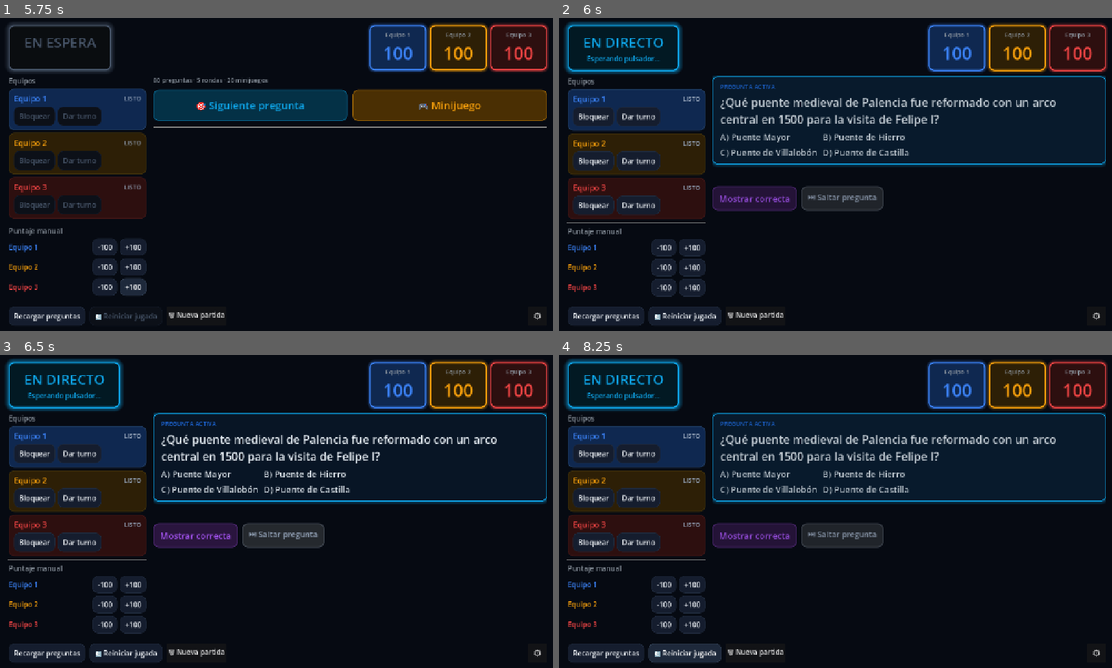
Above: before the commit, frames 1-4 (two rows, left to right).
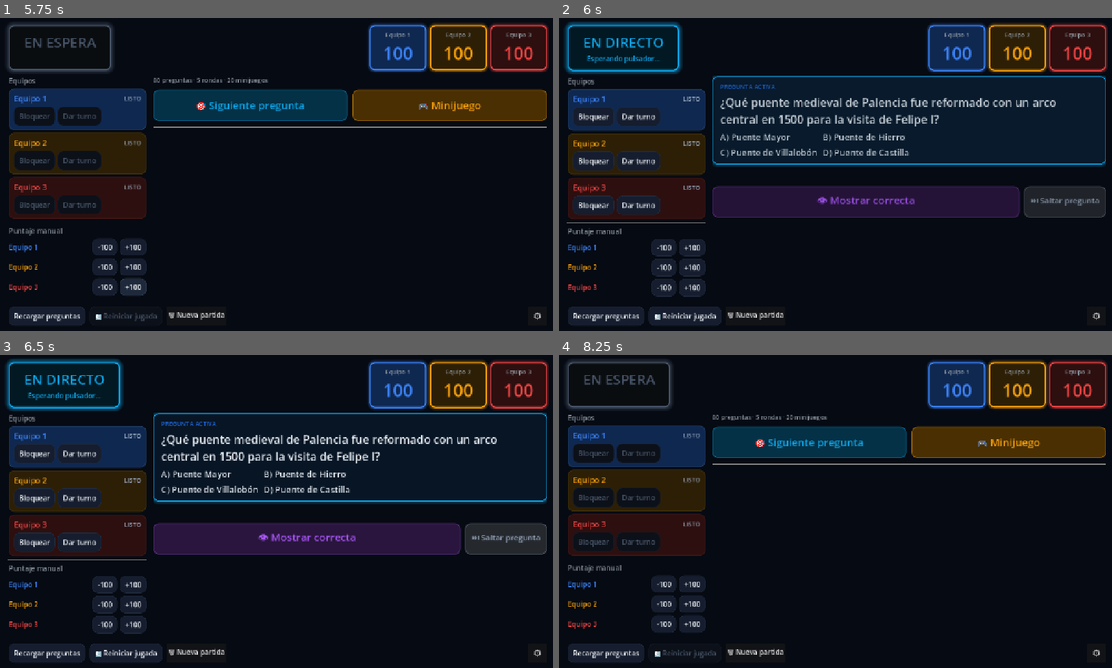
Above: after the commit, the same moments.

Repository: danielgap/touring-snake
Game: Godot game, scene res://main.tscn
Two runs of this game, one before a commit and one after it. Both use one fixed random seed, a clock stepped at 60 frames per second and the inputs below.
Inputs (mouse positions are in pixels of both pictures, inside the frame that each line leads up to):
- Up to frame 1 (5.75 s): click "ENTRAR" at 0.5 s; click "-100" at 1.25 s; click "+100" at 2 s; click "-100" at 2.75 s; click "+100" at 3.5 s; click "-100" at 4.25 s; click "+100" at 5 s
- Up to frame 2 (6 s): click "🎯 Siguiente pregunta" at 5.75 s
- Up to frame 3 (6.5 s): no input
- Up to frame 4 (8.25 s): click "Mostrar correcta" (after the commit: "👁 Mostrar correcta") at 6.5 s; click (807, 549) at 7.25 s, where only the run before the commit has a clickable "🎯 Siguiente pregunta"; click (686, 652) at 8 s, where only the run before the commit has a clickable "🔄 Reiniciar jugada"

Frame 1 is identical in both runs. In frame 2, 5.2% of the frame differs, in the area x 27-99%, y 53-64%; in frame 3, 5.4%; in frame 4, 27%, in the area x 1-99%, y 1-99%.

Commit message:
feat: dismiss reveal flow, bigger action buttons, auto-fit text sizes
- New dismiss_reveal flow: presenter closes answer first, then picks next
- Display/contestant show scoreboard after dismiss, then presenter chooses
- Presenter action buttons: 72px height, font 24, consistent sizing
- Auto-fit question font size based on text length (display + contestant)
- Auto-fit option font size based on longest option text
- Add autowrap to display option labels
- Phase guard + defensive cleanup in dismiss_reveal()

Diff:
--- a/quiz/godot/autoload/game_service.gd
+++ b/quiz/godot/autoload/game_service.gd
@@ -242,6 +242,32 @@
 		state.scores[tid] = new_total
 		MqttBus.publish_json(MessageTopics.POINTS, {"equipo": tid, "total": new_total}, false, COMMAND_QOS)
 	state.pending_score_delta = {}
+	AppState.apply_game_state(state)
+	_save_presenter_session()
+	_publish_state(state)
+
+
+func dismiss_reveal() -> void:
+	if AppState.selected_role != Enums.AppRole.PRESENTER:
+		return
+	if AppState.current_state.phase != Enums.GamePhase.REVEAL:
+		return
+	var state: GameState = AppState.current_state.duplicate_state()
+	state.phase = Enums.GamePhase.IDLE
+	state.current_question = Question.new()
+	state.current_minigame = MiniGame.new()
+	state.locked_team_id = 0
+	state.last_selected_option = ""
+	state.revealed_correct_option = ""
+	state.answer_feedback_status = Enums.AnswerFeedbackStatus.NONE
+	state.correction_applied = false
+	state.buzzer_winner_team_id = 0
+	state.pending_score_delta = {}
+	state.locked_out_team_ids = _build_default_locks()
+	_set_answer_authority(state, 0)
+	state.answers_enabled = false
+	state.rebote_excluded_team_ids = {}
+	state.status_text = "Respuesta cerrada — Elije siguiente pregunta"
 	AppState.apply_game_state(state)
 	_save_presenter_session()
 	_publish_state(state)
--- a/quiz/godot/scenes/display/display_root.tscn
+++ b/quiz/godot/scenes/display/display_root.tscn
@@ -181,6 +181,7 @@
 [node name="OptA" type="Label" parent="MarginContainer/RootVBox/CenterVBox/OptionsGrid/OptCardA/OptMargin"]
 unique_name_in_owner = true
 layout_mode = 2
+autowrap_mode = 3
 theme_override_font_sizes/font_size = 42
 text = "A) --"
 horizontal_alignment = 1
@@ -203,6 +204,7 @@
 [node name="OptB" type="Label" parent="MarginContainer/RootVBox/CenterVBox/OptionsGrid/OptCardB/OptMargin"]
 unique_name_in_owner = true
 layout_mode = 2
+autowrap_mode = 3
 theme_override_font_sizes/font_size = 42
 text = "B) --"
 horizontal_alignment = 1
@@ -247,6 +249,7 @@
 [node name="OptD" type="Label" parent="MarginContainer/RootVBox/CenterVBox/OptionsGrid/OptCardD/OptMargin"]
 unique_name_in_owner = true
 layout_mode = 2
+autowrap_mode = 3
 theme_override_font_sizes/font_size = 42
 text = "D) --"
 horizontal_alignment = 1
--- a/quiz/godot/scenes/presenter/presenter_root.tscn
+++ b/quiz/godot/scenes/presenter/presenter_root.tscn
@@ -680,9 +680,10 @@
 [node name="QRevealBtn" type="Button" parent="RootMargin/RootVBox/ContentArea/MainArea/QuestionPanel/QActions"]
 unique_name_in_owner = true
 layout_mode = 2
-custom_minimum_size = Vector2(0, 56)
-theme_override_font_sizes/font_size = 20
-text = "Mostrar correcta"
+custom_minimum_size = Vector2(0, 72)
+size_flags_horizontal = 3
+theme_override_font_sizes/font_size = 24
+text = "👁 Mostrar correcta"
 
 [node name="MiniGamePanel" type="VBoxContainer" parent="RootMargin/RootVBox/ContentArea/MainArea"]
 unique_name_in_owner = true
@@ -789,21 +790,23 @@
 
 [node name="LockedActions" type="HBoxContainer" parent="RootMargin/RootVBox/ContentArea/MainArea/LockedPanel"]
 layout_mode = 2
-theme_override_constants/separation = 10
+theme_override_constants/separation = 12
 
 [node name="ReopenBtn" type="Button" parent="RootMargin/RootVBox/ContentArea/MainArea/LockedPanel/LockedActions"]
 unique_name_in_owner = true
 layout_mode = 2
-custom_minimum_size = Vector2(0, 52)
-theme_override_font_sizes/font_size = 18
-text = "Reabrir ronda"
+custom_minimum_size = Vector2(0, 72)
+size_flags_horizontal = 3
+theme_override_font_sizes/font_size = 24
+text = "🔄 Rebote"
 
 [node name="LockedRevealBtn" type="Button" parent="RootMargin/RootVBox/ContentArea/MainArea/LockedPanel/LockedActions"]
 unique_name_in_owner = true
 layout_mode = 2
-custom_minimum_size = Vector2(0, 52)
-theme_override_font_sizes/font_size = 18
-text = "Mostrar correcta"
+custom_minimum_size = Vector2(0, 72)
+size_flags_horizontal = 3
+theme_override_font_sizes/font_size = 24
+text = "👁 Mostrar correcta"
 
 [node name="RevealPanel" type="VBoxContainer" parent="RootMargin/RootVBox/ContentArea/MainArea"]
 unique_name_in_owner = true
@@ -850,21 +853,13 @@
 layout_mode = 2
 theme_override_constants/separation = 12
 
-[node name="NextBtn" type="Button" parent="RootMargin/RootVBox/ContentArea/MainArea/RevealPanel/RevealActions"]
-unique_name_in_owner = true
-layout_mode = 2
-custom_minimum_size = Vector2(0, 64)
+[node name="DismissBtn" type="Button" parent="RootMargin/RootVBox/ContentArea/MainArea/RevealPanel/RevealActions"]
+unique_name_in_owner = true
+layout_mode = 2
+custom_minimum_size = Vector2(0, 72)
 size_flags_horizontal = 3
 theme_override_font_sizes/font_size = 24
-text = "🎯 Siguiente pregunta"
-
-[node name="RevealMgBtn" type="Button" parent="RootMargin/RootVBox/ContentArea/MainArea/RevealPanel/RevealActions"]
-unique_name_in_owner = true
-layout_mode = 2
-custom_minimum_size = Vector2(0, 64)
-size_flags_horizontal = 3
-theme_override_font_sizes/font_size = 22
-text = "🎮 Minijuego"
+text = "✅ Cerrar respuesta"
 
 [node name="BottomBar" type="HBoxContainer" parent="RootMargin/RootVBox"]
 layout_mode = 2
--- a/quiz/godot/scripts/contestant/contestant_controller.gd
+++ b/quiz/godot/scripts/contestant/contestant_controller.gd
@@ -372,6 +372,14 @@
 		question_label.text = ""
 	else:
 		question_label.text = state.current_question.text if not state.current_question.text.is_empty() else "Esperando pregunta del presentador..."
+		# Auto-fit font size based on text length
+		var text_len: int = state.current_question.text.length()
+		var q_font: int = 28
+		if text_len > 120:
+			q_font = 20
+		elif text_len > 80:
+			q_font = 24
+		question_label.add_theme_font_size_override("font_size", q_font)
 	if question_changed and not state.current_question.text.is_empty() and state.phase != Enums.GamePhase.MINIGAME:
 		_animate_question_in()
 
@@ -384,6 +392,18 @@
 	answer_b.text = _button_text("B", options, 1)
 	answer_c.text = _button_text("C", options, 2)
 	answer_d.text = _button_text("D", options, 3)
+
+	# Auto-fit option font size based on longest option
+	var max_opt_len: int = 0
+	for opt: String in options:
+		max_opt_len = maxi(max_opt_len, opt.length())
+	var opt_font: int = 26
+	if max_opt_len > 40:
+		opt_font = 18
+	elif max_opt_len > 25:
+		opt_font = 22
+	for btn: Button in [answer_a, answer_b, answer_c, answer_d]:
+		btn.add_theme_font_size_override("font_size", opt_font)
 
 	answer_a.disabled = not can_answer
 	answer_b.disabled = not can_answer
--- a/quiz/godot/scripts/display/display_controller.gd
+++ b/quiz/godot/scripts/display/display_controller.gd
@@ -779,9 +779,18 @@
 	if state.current_question.text.is_empty():
 		question_text.text = "En instantes..."
 		question_text.add_theme_color_override("font_color", TEXT_MUTED)
+		question_text.add_theme_font_size_override("font_size", 56)
 	else:
 		question_text.text = state.current_question.text
 		question_text.add_theme_color_override("font_color", TEXT_BRIGHT)
+		# Auto-fit font size based on text length
+		var text_len: int = state.current_question.text.length()
+		var q_font: int = 56
+		if text_len > 120:
+			q_font = 32
+		elif text_len > 80:
+			q_font = 40
+		question_text.add_theme_font_size_override("font_size", q_font)
 		if animate:
 			_animate_question_in()
 
@@ -800,12 +809,23 @@
 	var labels: Array[Label] = [opt_a, opt_b, opt_c, opt_d]
 	var cards: Array[PanelContainer] = [opt_card_a, opt_card_b, opt_card_c, opt_card_d]
 
-	# Fill option text
+	# Fill option text and auto-fit font size
+	var max_opt_len: int = 0
 	for i in range(4):
 		if i < options.size():
-			labels[i].text = "%s) %s" % [letters[i], options[i]]
+			var opt_text: String = "%s) %s" % [letters[i], options[i]]
+			labels[i].text = opt_text
+			max_opt_len = maxi(max_opt_len, options[i].length())
 		else:
 			labels[i].text = "%s) --" % letters[i]
+
+	var opt_font: int = 42
+	if max_opt_len > 50:
+		opt_font = 26
+	elif max_opt_len > 30:
+		opt_font = 32
+	for label: Label in labels:
+		label.add_theme_font_size_override("font_size", opt_font)
 
 	# Dynamic styling per option — projector needs BOLD differentiation
 	var selected_letter: String = state.last_selected_option.to_upper() if not state.last_selected_option.is_empty() else ""
--- a/quiz/godot/scripts/presenter/presenter_root_controller.gd
+++ b/quiz/godot/scripts/presenter/presenter_root_controller.gd
@@ -103,8 +103,7 @@
 ## ── Reveal panel ─────────────────────────────────────────────────
 @onready var reveal_answer: Label = %RevealAnswer
 @onready var result_label: Label = %ResultLabel
-@onready var next_btn: Button = %NextBtn
-@onready var reveal_mg_btn: Button = %RevealMgBtn
+@onready var dismiss_btn: Button = %DismissBtn
 
 ## ── MiniGame panel ───────────────────────────────────────────────
 @onready var mg_active_title: Label = %MgActiveTitle
@@ -219,7 +218,7 @@
 	# ── Action buttons — console style ──────────────────────────────
 	var all_buttons: Array[Button] = [
 		reset_used_btn,
-		q_reveal_btn, reopen_btn, locked_reveal_btn, next_btn,
+		q_reveal_btn, reopen_btn, locked_reveal_btn, dismiss_btn,
 		refresh_btn, reset_locks_btn,
 		team1_lock_btn, team1_force_btn, team2_lock_btn, team2_force_btn,
 		team3_lock_btn, team3_force_btn,
@@ -234,10 +233,7 @@
 	# ── Main action buttons — game-show glow ────────────────────────
 	_apply_game_glow_button(next_question_btn, ACCENT_BLUE)
 	_apply_game_glow_button(mg_quick_btn, PHASE_MINIGAME_COLOR)
-	_apply_game_glow_button(reveal_mg_btn, PHASE_MINIGAME_COLOR)
-
-	# ── Primary action buttons — colored accent ─────────────────────
-	_apply_accent_button(next_btn, PHASE_REVEAL_COLOR)
+	_apply_game_glow_button(dismiss_btn, PHASE_REVEAL_COLOR)
 	_apply_accent_button(q_reveal_btn, Color("#a855f7"))
 	_apply_accent_button(mg_launch_btn, PHASE_MINIGAME_COLOR)
 	_apply_accent_button(mg_end_btn, PHASE_REVEAL_COLOR)
@@ -496,7 +492,7 @@
 	# Main action buttons
 	next_question_btn.pressed.connect(GameService.load_random_question)
 	mg_quick_btn.pressed.connect(GameService.load_random_minigame)
-	reveal_mg_btn.pressed.connect(GameService.load_random_minigame)
+	dismiss_btn.pressed.connect(_on_dismiss_reveal)
 
 	# Skip button
 	if skip_btn != null:
@@ -524,9 +520,6 @@
 	# Minigame actions
 	mg_launch_btn.pressed.connect(GameService.load_selected_minigame)
 	mg_end_btn.pressed.connect(GameService.end_current_minigame)
-
-	# Next question (local UI only — shows selector)
-	next_btn.pressed.connect(_on_next_question)
 
 	# Team arbitration
 	team1_lock_btn.pressed.connect(func() -> void: GameService.toggle_team_lock(1))
@@ -636,9 +629,8 @@
 	minigame_panel.visible = show_minigame
 
 
-func _on_next_question() -> void:
-	_showing_selector = true
-	_update_phase_panels(AppState.current_state)
+func _on_dismiss_reveal() -> void:
+	GameService.dismiss_reveal()
 
 
 func _on_reopen_or_rebote() -> void:
@@ -865,7 +857,8 @@
 			result_label.add_theme_color_override("font_color", TEXT_BRIGHT)
 
 	# Reveal minigame button
-	reveal_mg_btn.disabled = ContentRepo.get_minigame_count() == 0
+	# Dismiss button always enabled during reveal
+	dismiss_btn.disabled = false
 
 
 func _render_bottom_bar(state: GameState) -> void:
